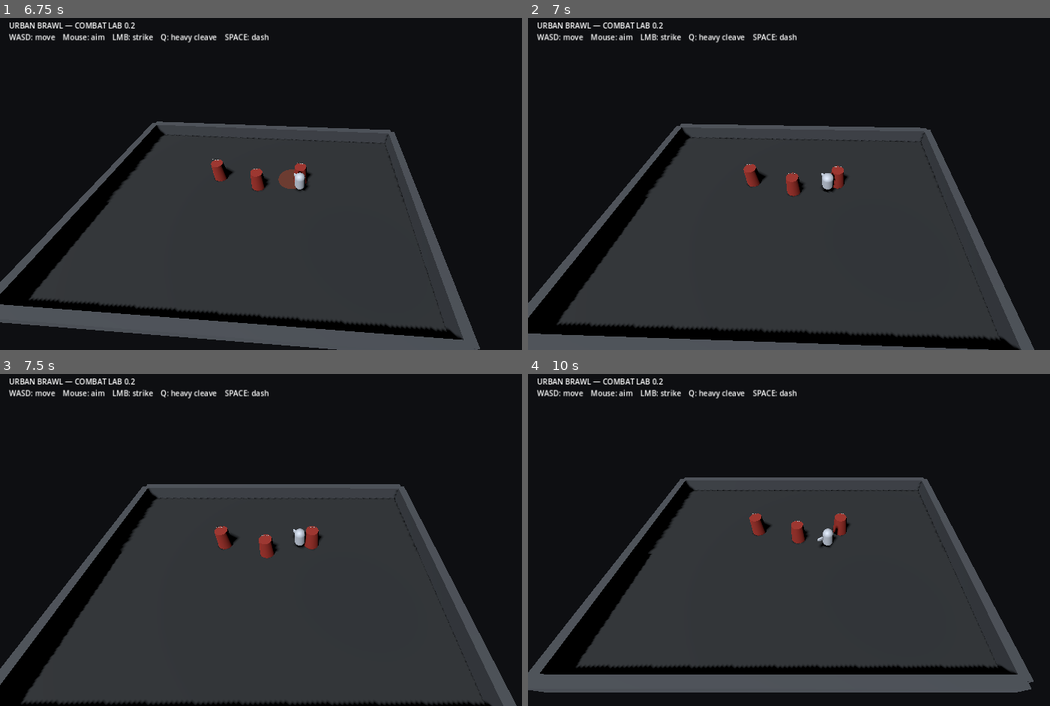
Above: before the commit, frames 1-4 (two rows, left to right).
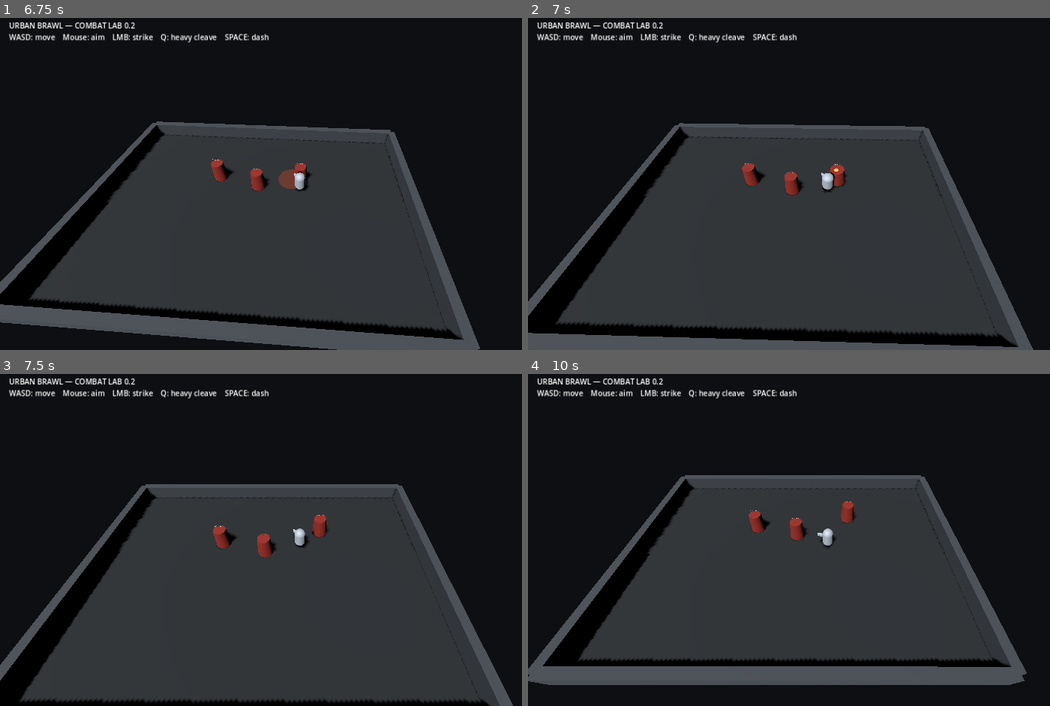
Above: after the commit, the same moments.

Repository: drok123/UrbanBrawl
Game: Godot game, scene res://scenes/arena/combat_lab.tscn
The game is run twice, just before and just after one commit, with the same random seed, the same clock (stepped at 60 frames per second) and the same inputs.
Inputs (mouse positions are in pixels of both pictures, inside the frame that each line leads up to):
- Up to frame 1 (6.75 s): tap Enter at 0.5, 5 s; move the mouse to (433, 164) at 0.52 s; hold D 0.53-1.25 s; hold Q 0.53-1.25 s; click (433, 164) at 0.67 s; tap Space at 0.77, 3.5, 3.77, 6.5 s; drag from (177, 197) to (271, 250) at 1.27 s; move the mouse to (360, 107) at 2.02 s; hold D 2.03-2.75 s; hold Q 2.03-2.75 s; drag from (271, 250) to (120, 130) at 2.77 s; move the mouse to (480, 230) at 3.52 s; hold A 3.53-4.25 s; hold Q 3.53-4.25 s; drag from (120, 130) to (208, 97) at 4.27 s; move the mouse to (328, 180) at 5.02 s; hold S 5.03-5.75 s; hold Q 5.03-5.75 s; click (328, 180) at 5.17 s; drag from (208, 97) to (177, 197) at 5.77 s; move the mouse to (433, 164) at 6.52 s; hold W from 6.53 s (still down); hold Q from 6.53 s (still down)
- Up to frame 2 (7 s): keep holding W; keep holding Q; tap Space at 6.77 s
- Up to frame 3 (7.5 s): release W at 7.25 s; release Q at 7.25 s; drag from (177, 553) to (271, 606) at 7.27 s
- Up to frame 4 (10 s): move the mouse to (888, 463) at 8.02 s; hold S 8.03-8.75 s; hold Q 8.03-8.75 s; drag from (799, 606) to (648, 486) at 8.77 s; move the mouse to (1008, 586) at 9.52 s; hold W from 9.53 s (still down); hold Q from 9.53 s (still down); click (1008, 586) at 9.67 s; tap Space at 9.77 s

Frame 1 is identical in both runs. In frame 2, 2.4% of the frame differs, in the area x 0-97%, y 31-100%; in frame 3, 2.4%; in frame 4, 8.0%, in the area x 0-97%, y 30-96%.
Error before the commit: Invalid call to function 'apply_hit (via call)' in base 'CharacterBody3D (training_dummy.gd)'. Expected 2 arguments. (res://scripts/combat/melee_hitbox_3d.gd:6…

Commit message:
Add hitstop and wall-stun reactions to training dummies

Diff:
--- a/scripts/combat/training_dummy.gd
+++ b/scripts/combat/training_dummy.gd
@@ -2,10 +2,14 @@
 
 @export var max_health: float = 300.0
 @export var knockback_drag: float = 13.0
+@export var wall_stun_duration: float = 0.75
 
-var health: float
-var spawn_position: Vector3
-var hit_scale_time := 0.09
+var health: float = 0.0
+var spawn_position: Vector3 = Vector3.ZERO
+var hit_scale_time: float = 0.09
+var _wall_stun_window_left: float = 0.0
+var _stun_left: float = 0.0
+var _hitstop_left: float = 0.0
 
 @onready var mesh: MeshInstance3D = $Mesh
 @onready var health_label: Label3D = $HealthLabel
@@ -17,31 +21,84 @@
 	_update_health_label()
 
 func _physics_process(delta: float) -> void:
+	if _hitstop_left > 0.0:
+		_hitstop_left = maxf(_hitstop_left - delta, 0.0)
+		return
+
+	_wall_stun_window_left = maxf(_wall_stun_window_left - delta, 0.0)
+	_stun_left = maxf(_stun_left - delta, 0.0)
+
+	if _stun_left > 0.0:
+		velocity = Vector3.ZERO
+		_update_health_label()
+		return
+
 	velocity.x = move_toward(velocity.x, 0.0, knockback_drag * delta)
 	velocity.z = move_toward(velocity.z, 0.0, knockback_drag * delta)
 	velocity.y = 0.0
 	move_and_slide()
+	_check_for_wall_stun()
+	_update_health_label()
 
-func apply_hit(damage: float, impulse: Vector3 = Vector3.ZERO) -> void:
-	health = max(health - damage, 0.0)
+func apply_hit(
+	damage: float,
+	impulse: Vector3 = Vector3.ZERO,
+	wall_stun_window: float = 0.0,
+	hitstop: float = 0.0
+) -> void:
+	health = maxf(health - damage, 0.0)
 	velocity += Vector3(impulse.x, 0.0, impulse.z)
+	_wall_stun_window_left = maxf(_wall_stun_window_left, wall_stun_window)
+	_hitstop_left = maxf(_hitstop_left, hitstop)
 	_hit_feedback()
 	_update_health_label()
 
 	if health <= 0.0:
 		_reset_dummy()
 
+func _check_for_wall_stun() -> void:
+	if _wall_stun_window_left <= 0.0:
+		return
+
+	for index: int in range(get_slide_collision_count()):
+		var collision: KinematicCollision3D = get_slide_collision(index)
+		if collision == null:
+			continue
+		var normal: Vector3 = collision.get_normal()
+		if absf(normal.y) > 0.5:
+			continue
+		var collider: Object = collision.get_collider()
+		if collider is StaticBody3D:
+			_trigger_wall_stun()
+			return
+
+func _trigger_wall_stun() -> void:
+	_wall_stun_window_left = 0.0
+	_stun_left = wall_stun_duration
+	velocity = Vector3.ZERO
+	var tween: Tween = create_tween()
+	tween.tween_property(mesh, "scale", Vector3(1.28, 0.68, 1.28), 0.055)
+	tween.tween_property(mesh, "scale", Vector3.ONE, 0.10)
+	_update_health_label()
+
 func _hit_feedback() -> void:
-	var tween := create_tween()
+	var tween: Tween = create_tween()
 	tween.tween_property(mesh, "scale", Vector3(1.18, 0.78, 1.18), hit_scale_time)
 	tween.tween_property(mesh, "scale", Vector3.ONE, hit_scale_time)
 
 func _reset_dummy() -> void:
 	health = max_health
 	velocity = Vector3.ZERO
+	_wall_stun_window_left = 0.0
+	_stun_left = 0.0
+	_hitstop_left = 0.0
 	global_position = spawn_position
 	_update_health_label()
 
 func _update_health_label() -> void:
-	if health_label:
+	if health_label == null:
+		return
+	if _stun_left > 0.0:
+		health_label.text = "STUNNED  %.1fs\n%d / %d" % [_stun_left, int(health), int(max_health)]
+	else:
 		health_label.text = "%d / %d" % [int(health), int(max_health)]
